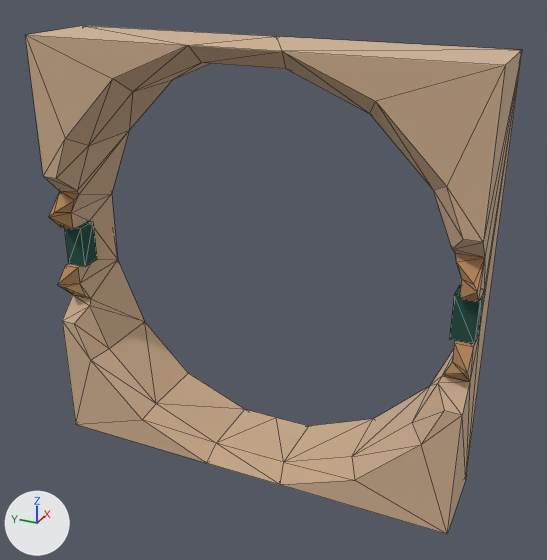
An edit to the glTF model asset/Guide_180.glb, drawn before and after from the same camera.
One viewpoint serves both versions: a camera (50 mm lens) standing at (22.72, -26.04, 6.59) and looking at (27.02, -24.1, 4.44). Lighting does not change. The marker at lower left points along +X, +Y and +Z. Mesh edges are drawn as thin lines. Where no turn or scale is listed for an object, it has been applied to the vertices. Vertices at the same position are counted once.

In view in the first picture: 'mergedBlocks(Clone)'.
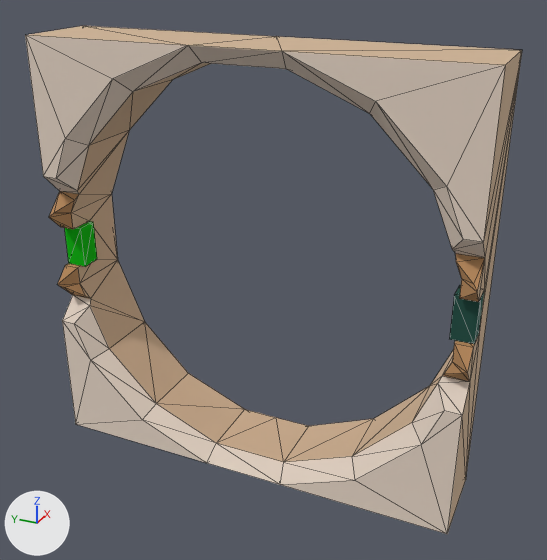
The newer file is also turned or shifted as a whole; pictures and numbers use the older file's frame.

Location of each change, [x1, y1, x2, y2] in pixels of the pictures (547 x 560 px):
part 1 of me_mesh_0, recoloured: [64, 221, 97, 266] in both
part 2 of me_mesh_0, recoloured (beige to white): [25, 35, 505, 534] in both

Diff of the bpy script that builds the scene:
```diff
--- a/asset/Guide_180.glb.py
+++ b/asset/Guide_180.glb.py
@@ mat_material_001 @@
+mat_material_001 = principled_material('Material.001')
+mat_material_001.base_color = (0.000602, 0.604, 0.00184)  # green #02cc06
+mat_material_001.metallic = 0.5
+mat_material_001.roughness = 1.0
@@ mat_sandstone_floor @@
+mat_sandstone_floor = principled_material('Sandstone_Floor')
+mat_sandstone_floor.base_color = (0.88, 0.783, 0.694)  # white #f1e5d9
+mat_sandstone_floor.metallic = 0.5
+mat_sandstone_floor.roughness = 1.0
@@ me_mesh_0 @@
 me_mesh_0.from_pydata(...)  # 116 vertices, 232 faces; spans x 26.7..27.3, y -25.5..-22.5, z 3.0..6.0
 # used by ob_mergedblocks_clone; location = (0.0, 0.0, 0.0)
+# me_mesh_0 part 1: 12 faces spanning x 26.85..27.0, y -22.65..-22.5, z 4.35..4.65 switch from mat_green_stone___dark (dark cyan #2d6256) to mat_material_001 (green #02cc06)
+# me_mesh_0 part 2: 56 faces spanning x 26.7..26.85, y -25.5..-22.5, z 3.0..6.0 switch from mat_sandstone_trim (beige #dec3a5) to mat_sandstone_floor (white #f1e5d9)
 me_mesh_0.materials.append(mat_sandstone_5)
```
